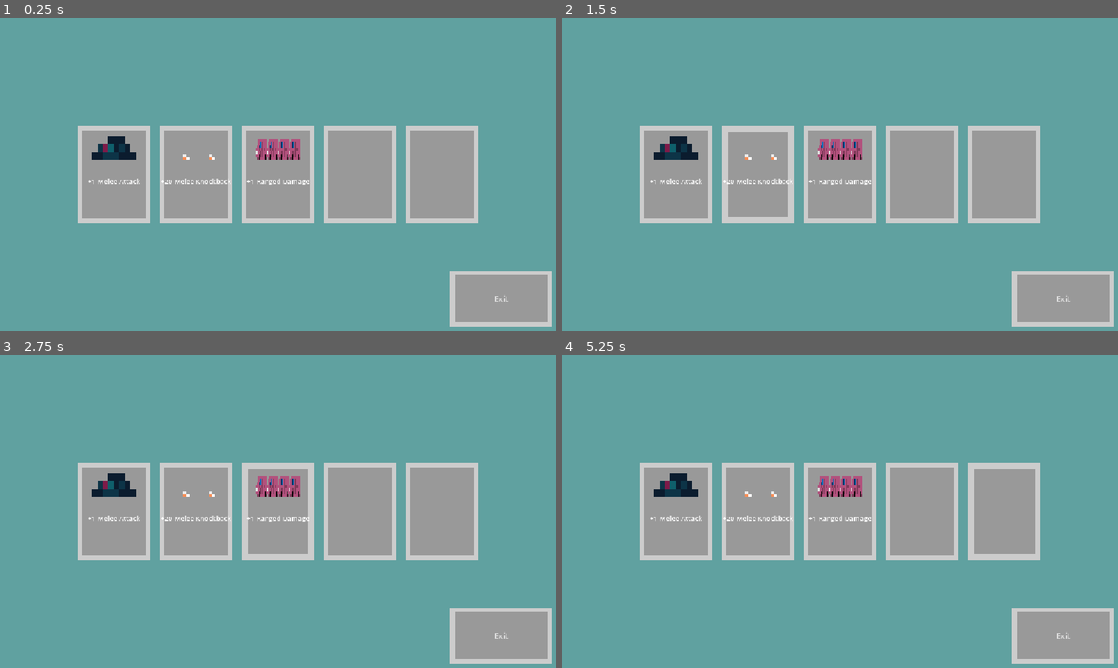
Above: before the commit, frames 1-4 (two rows, left to right).
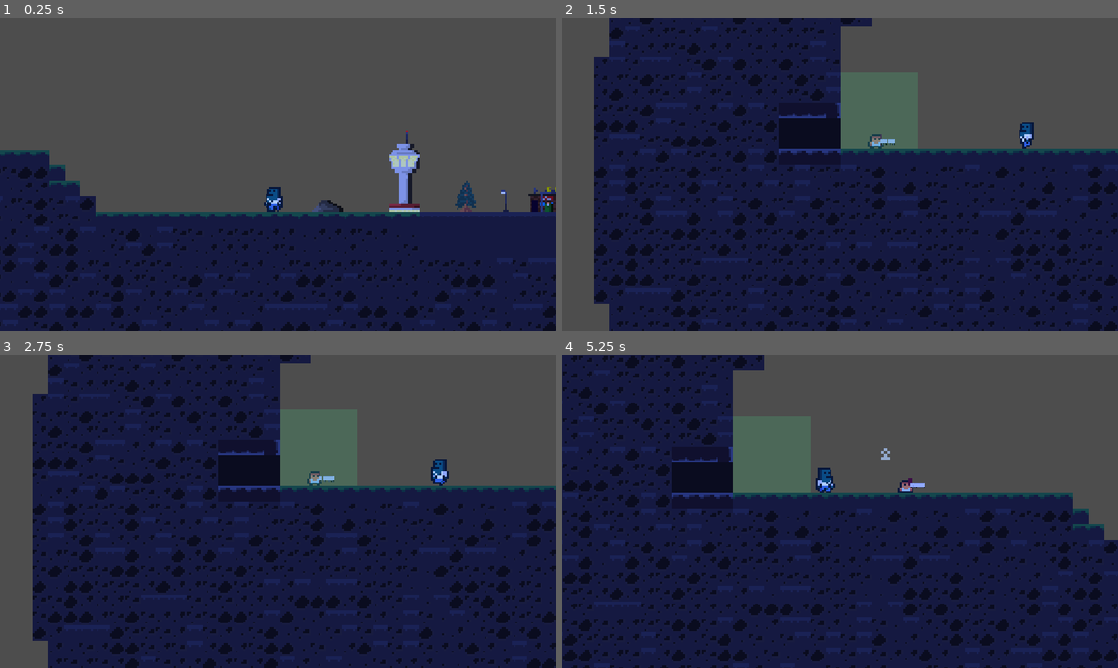
Above: after the commit, the same moments.

Repository: OllieBlomfield/zombie_game
Game: Godot game, scene res://scenes/levels/level_1.tscn
Two runs of this game, one before a commit and one after it. Both use one fixed random seed, a clock stepped at 60 frames per second and the inputs below. The engine's default icon, where the game draws it, is replaced by a stand-in: a white triangle on a blue panel in a dark square.
Inputs (mouse positions are in pixels of both pictures, inside the frame that each line leads up to):
- Up to frame 1 (0.25 s): no input
- Up to frame 2 (1.5 s): click (673, 174) at 0.52 s; click (756, 174) at 1.27 s
- Up to frame 3 (2.75 s): click (278, 511) at 2.02 s
- Up to frame 4 (5.25 s): click (923, 511) at 2.77 s; click (1006, 511) at 3.52 s; hold M (attack) 4.28-5.03 s; hold D (right) from 4.28 s (still down); tap Space (jump) at 4.52 s; tap M (attack) at 5.1 s

The runs differ from the first frame. In frame 1, 100% of the frame differs, in the area x 0-100%, y 0-100%; in frame 2, 100%; in frame 3, 100%; in frame 4, 100%.
Error before the commit: Invalid access to property or key 'damage' on a base object of type 'Node2D (RangedWeapon)'. (res://scripts/globals/GameManager.gd:24)

Commit message:
Shop updated

Diff:
--- /dev/null
+++ b/UI/Interfaces/MoneyLabel.gd
@@ -0,0 +1,9 @@
+extends Label
+
+
+
+func _ready() -> void:
+	GameManager.ui_active.connect(_on_ui_active)
+
+func _on_ui_active():
+	text = "Money: " + str(ScoreManager.current_money)
--- a/UI/Interfaces/shop.tscn
+++ b/UI/Interfaces/shop.tscn
@@ -8,6 +8,8 @@
 [ext_resource type="StyleBox" uid="uid://nppfwxf1amby" path="res://UI/Styles/ButtonStyle.tres" id="5_euo2n"]
 [ext_resource type="Script" uid="uid://bjvg8116l37gm" path="res://scripts/Ui/exit_button.gd" id="5_qhxmu"]
 [ext_resource type="StyleBox" uid="uid://e6em2q4mjq7d" path="res://UI/Styles/ButtonPressed.tres" id="6_jjwfl"]
+[ext_resource type="LabelSettings" uid="uid://klcolmvnufme" path="res://UI/Label Settings/damage_number_label_settings.tres" id="9_50ol2"]
+[ext_resource type="Script" uid="uid://dtxasp1j8hqo7" path="res://UI/Interfaces/MoneyLabel.gd" id="10_d367l"]
 
 [node name="Shop" type="Control" unique_id=1402826952]
 process_mode = 2
@@ -44,6 +46,7 @@
 image = ExtResource("3_r8dvb")
 description = "+1 Melee Attack"
 upgrade_amount = 1
+upgrade_cost = 50
 
 [node name="UpgradeCard2" parent="HBoxContainer" unique_id=343475134 instance=ExtResource("1_hpwef")]
 layout_mode = 2
@@ -51,6 +54,7 @@
 description = "+20 Melee Knockback"
 upgrade = 1
 upgrade_amount = 20
+upgrade_cost = 30
 
 [node name="UpgradeCard3" parent="HBoxContainer" unique_id=2069139678 instance=ExtResource("1_hpwef")]
 layout_mode = 2
@@ -66,6 +70,7 @@
 layout_mode = 2
 
 [node name="ExitButton" type="Button" parent="." unique_id=607113533]
+process_mode = 3
 layout_mode = 0
 offset_left = 933.0
 offset_top = 523.0
@@ -77,4 +82,19 @@
 text = "Exit"
 script = ExtResource("5_qhxmu")
 
+[node name="MoneyLabel" type="Label" parent="." unique_id=1952923082]
+process_mode = 2
+layout_mode = 1
+anchors_preset = 5
+anchor_left = 0.5
+anchor_right = 0.5
+offset_left = -162.0
+offset_top = 22.0
+offset_right = 266.0
+offset_bottom = 130.0
+grow_horizontal = 2
+text = "Money: 0"
+label_settings = ExtResource("9_50ol2")
+script = ExtResource("10_d367l")
+
 [connection signal="pressed" from="ExitButton" to="ExitButton" method="_on_pressed"]
--- a/UI/Interfaces/upgrade_card.tscn
+++ b/UI/Interfaces/upgrade_card.tscn
@@ -39,7 +39,18 @@
 theme_override_constants/margin_top = 30
 theme_override_constants/margin_right = 10
 
-[node name="label" type="Label" parent="VBoxContainer/MarginContainer2" unique_id=1459302132]
+[node name="DescriptionLabel" type="Label" parent="VBoxContainer/MarginContainer2" unique_id=1459302132]
+layout_mode = 2
+size_flags_horizontal = 4
+theme_override_font_sizes/font_size = 14
+
+[node name="MarginContainer3" type="MarginContainer" parent="VBoxContainer" unique_id=1973019386]
+layout_mode = 2
+theme_override_constants/margin_left = 10
+theme_override_constants/margin_top = 30
+theme_override_constants/margin_right = 10
+
+[node name="CostLabel" type="Label" parent="VBoxContainer/MarginContainer3" unique_id=1119741904]
 layout_mode = 2
 size_flags_horizontal = 4
 theme_override_font_sizes/font_size = 14
--- a/UI/Label Settings/damage_number_label_settings.tres
+++ b/UI/Label Settings/damage_number_label_settings.tres
@@ -4,4 +4,4 @@
 
 [resource]
 font = ExtResource("1_e1aai")
-font_size = 10
+font_size = 12
--- a/scenes/levels/level_1.tscn
+++ b/scenes/levels/level_1.tscn
@@ -12530,7 +12530,6 @@
 [node name="CanvasLayer" type="CanvasLayer" parent="." unique_id=1153384009]
 
 [node name="Shop" parent="CanvasLayer" unique_id=1402826952 instance=ExtResource("1_qxy0u")]
-process_mode = 2
 visible = false
 
 [node name="Level1" type="Node2D" parent="." unique_id=916176207]
--- a/scripts/Ui/upgrade_card.gd
+++ b/scripts/Ui/upgrade_card.gd
@@ -5,21 +5,23 @@
 @export var description: String
 @export var upgrade: GameManager.upgrades
 @export var upgrade_amount: int
+@export var upgrade_cost: int
 
 @onready var texture_rect: TextureRect = $VBoxContainer/MarginContainer/TextureRect
-@onready var label: Label = $VBoxContainer/MarginContainer2/label
+@onready var description_label: Label = $VBoxContainer/MarginContainer2/DescriptionLabel
+@onready var cost_label: Label = $VBoxContainer/MarginContainer3/CostLabel
+@onready var money_label: Label = $"../../MoneyLabel"
+
 
 
 func _ready() -> void:
 	texture_rect.texture = image
-	label.text = description
+	description_label.text = description
+	cost_label.text = str(upgrade_cost)
 
 func apply_upgrade():
 	GameManager.add_upgrade(upgrade,upgrade_amount)
 
 func _on_pressed() -> void:
+	money_label.text = "Money: " + str(ScoreManager.current_money)
 	apply_upgrade()
-
-
-func _on_exit_button_pressed() -> void:
-	pass # Replace with function body.
--- a/scripts/globals/GameManager.gd
+++ b/scripts/globals/GameManager.gd
@@ -1,4 +1,7 @@
 extends Node
+
+signal ui_active
+signal ui_inactive
 
 var player: Player
 var can_leave: bool = false
@@ -16,7 +19,7 @@
 		return
 	match upgrade:
 		upgrades.MELEE_DAMAGE:
-			print("upgraded!")
+			print("upgraded melee damage")
 			player.melee_weapon.damage += stats
 		upgrades.MELEE_KNOCKBACK:
 			player.melee_weapon.knockback += stats
@@ -28,9 +31,11 @@
 			player.health.max_health += stats
 
 func pause_game():
+	ui_active.emit()
 	get_tree().paused = true
 
 func unpause_game():
+	ui_inactive.emit()
 	get_tree().paused = false
 
 func debug():
--- a/scripts/globals/ScoreManager.gd
+++ b/scripts/globals/ScoreManager.gd
@@ -4,11 +4,9 @@
 var max_time: float = 150
 var damage_taken: int = 0
 var key_item_collected: bool = false
-var current_coins: int = 0
+var current_money: int = 0
 
 const POINT_MULT = 10
-
-
 
 func _ready() -> void:
 	pass
@@ -31,11 +29,19 @@
 	print(damage_score)
 	print(collection_score)
 
-	add_coins(roundi(final_score * 0.1))
+	add_money(roundi(final_score * 0.1))
 
 	return round(final_score)
 
 
-func add_coins(amount: int):
-	current_coins += amount
-	print(current_coins)
+func add_money(amount: int):
+	current_money += amount
+	print("current money: " + str(current_money))
+
+func spend_money(amount: int):
+	current_money -= amount
+
+func check_balance(amount: int):
+	if current_money - amount < 0:
+		return false
+	return true
--- a/scripts/objects/player_spawn_point.gd
+++ b/scripts/objects/player_spawn_point.gd
@@ -4,11 +4,11 @@
 @export var level: Node2D
 
 func _on_body_entered(body: Node2D) -> void:
-	if body is Player:
+	if body is Player and GameManager.can_leave and GameManager.player_active:
 		print("You Escaped!")
 		print(ScoreManager.get_score())
 		shop.visible = true
-		GameManager.unpause_game()
+		GameManager.pause_game()
 		GameManager.player_active = false
 	else:
 		print("Cant Leave Yet!")
Not shown, added: UI/Interfaces/MoneyLabel.gd.uid
